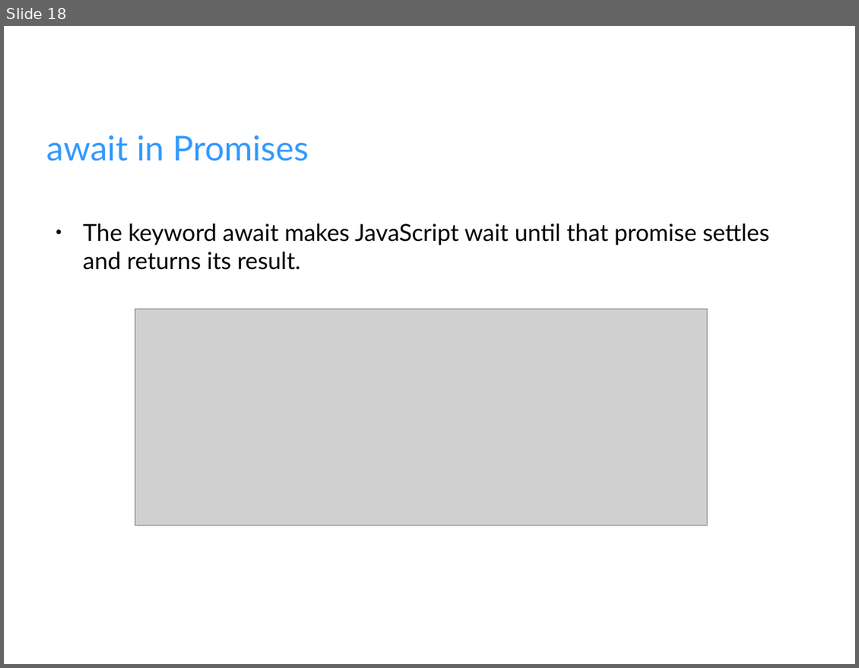
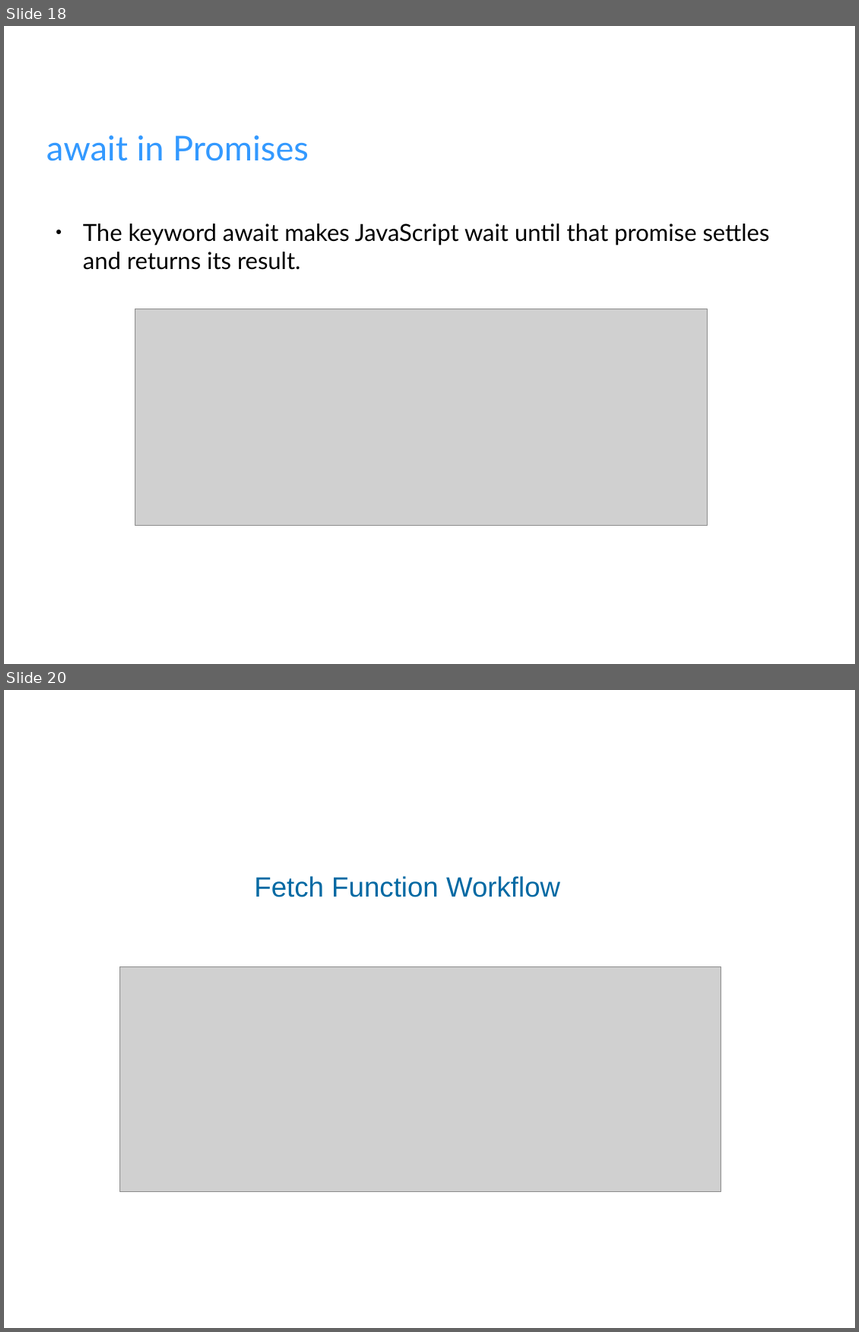
Before and after one commit to fahimahmadi1985/AllMaterial, a slide deck: Browser/Presentations/Fetch.odp. Shown one above the other, each under a label of ours: slide 18 before the commit, slides 18 and 20 after it; the slides between them are not shown. The pictures are 859x668 and 859x1332 pixels, drawn with LibreOffice and Linux fonts; fonts in the diff are those of the drawing; grey boxes stand for pictures; background and template pictures are left out. Boxes give left, top, right and bottom in pixels: in the first picture for what was removed or moved away, otherwise in the second. Text is boxed around its words. In the diff, an @@ line names an element or a change of style, - is before the commit and + after.

```diff
--- a/Browser/Presentations/Fetch.odp
+++ b/Browser/Presentations/Fetch.odp
@@ slide 20 added at box(4, 690, 855, 1328), background picture (left out) @@
@@ text added at box(254, 876, 560, 897), 26 pt, text #0369A3 @@
+Fetch Function Workflow
@@ picture added at box(120, 967, 721, 1192) @@
```
Also in this commit, not shown: 6 other slides added, 10 other files.
